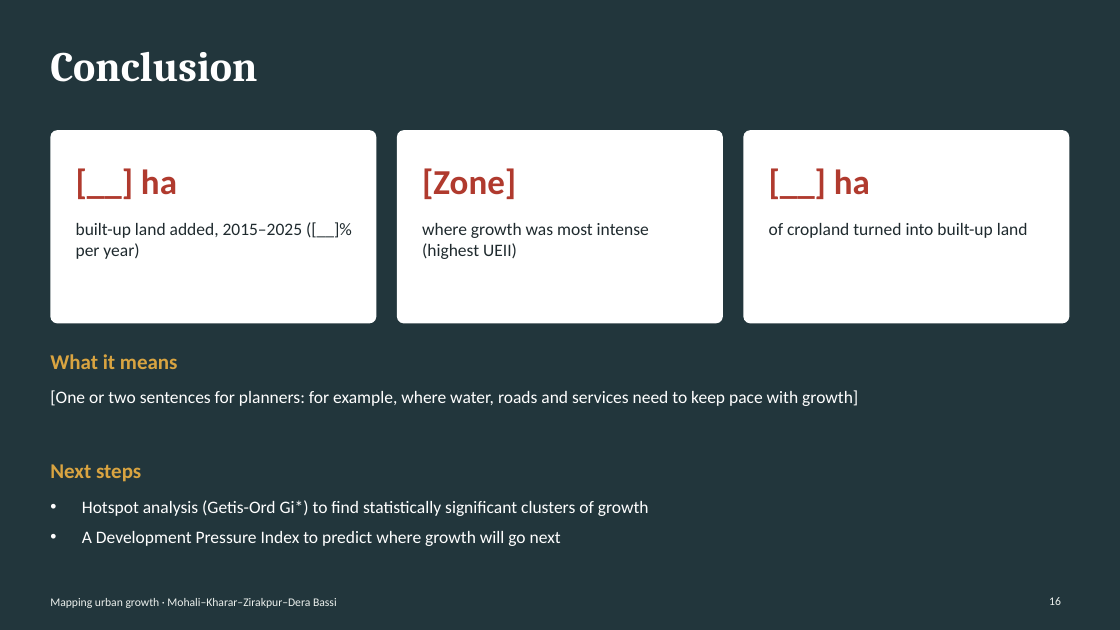
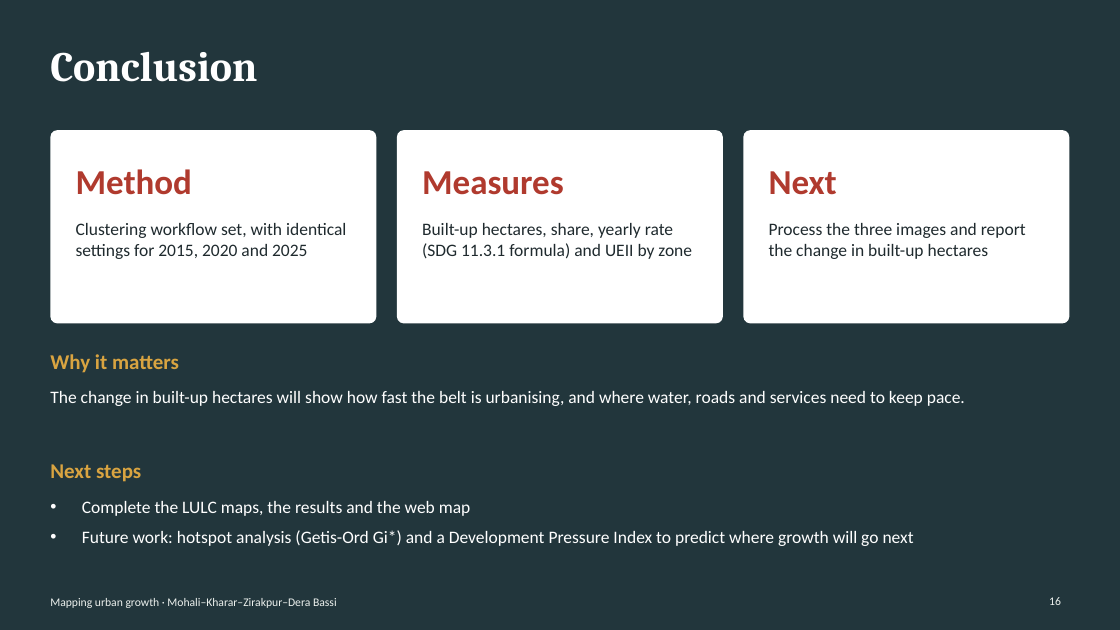
Before and after one commit to SharmaAbhimanyueco/Supriyaaanya, a slide deck: slide 16 of slides/Urban_Growth_Mohali_slides.pptx. Drawn at 1120x630 pixels with LibreOffice and Linux fonts; fonts in the diff are those of the drawing. Boxes give left, top, right and bottom in pixels: in the first picture for what was removed or moved away, otherwise in the second. Text is boxed around its words. In the diff, an @@ line names an element or a change of style, - is before the commit and + after.

```diff
--- a/slides/Urban_Growth_Mohali_slides.pptx
+++ b/slides/Urban_Growth_Mohali_slides.pptx
@@ text at (x1=76, y1=169, x2=192, y2=195): text changed @@
-[__] ha
+Method
@@ text at (x1=422, y1=171, x2=564, y2=195): text changed @@
-[Zone]
+Measures
@@ text at (x1=769, y1=171, x2=837, y2=195): text changed @@
-[__] ha
+Next
@@ text at (x1=76, y1=223, x2=346, y2=259): text changed @@
-built-up land added, 2015–2025 ([__]% per year)
+Clustering workflow set, with identical settings for 2015, 2020 and 2025
@@ text at (x1=422, y1=223, x2=692, y2=259): text changed @@
-where growth was most intense (highest UEII)
+Built-up hectares, share, yearly rate (SDG 11.3.1 formula) and UEII by zone
@@ text at (x1=769, y1=223, x2=1026, y2=259): text changed @@
-of cropland turned into built-up land
+Process the three images and report the change in built-up hectares
@@ text at (x1=50, y1=354, x2=179, y2=373): text changed @@
-What it means
+Why it matters
@@ text at (x1=50, y1=391, x2=965, y2=406): text changed @@
-[One or two sentences for planners: for example, where water, roads and services need to keep pace with growth]
+The change in built-up hectares will show how fast the belt is urbanising, and where water, roads and services need to keep pace.
@@ text at (x1=82, y1=501, x2=914, y2=546): text changed @@
-• Hotspot analysis (Getis-Ord Gi*) to find statistically significant clusters of growth
-• A Development Pressure Index to predict where growth will go next
+• Complete the LULC maps, the results and the web map
+• Future work: hotspot analysis (Getis-Ord Gi*) and a Development Pressure Index to predict where growth will go next
```
Also in this commit, not shown: 5 other slides changed, 1 other file.
